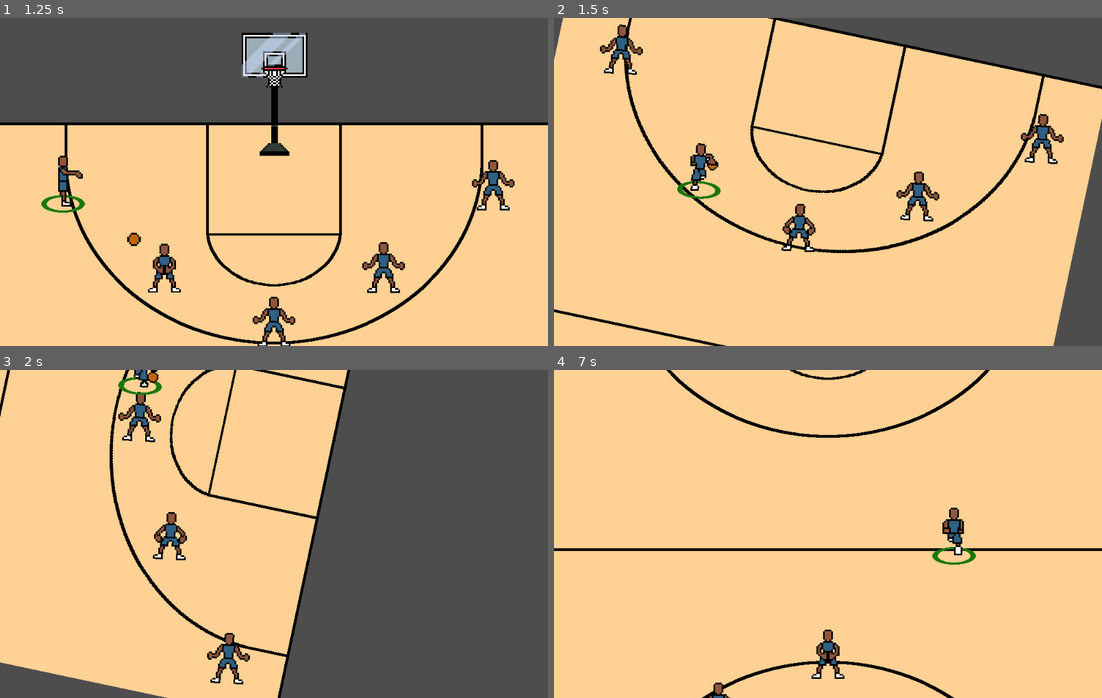
Above: before the commit, frames 1-4 (two rows, left to right).
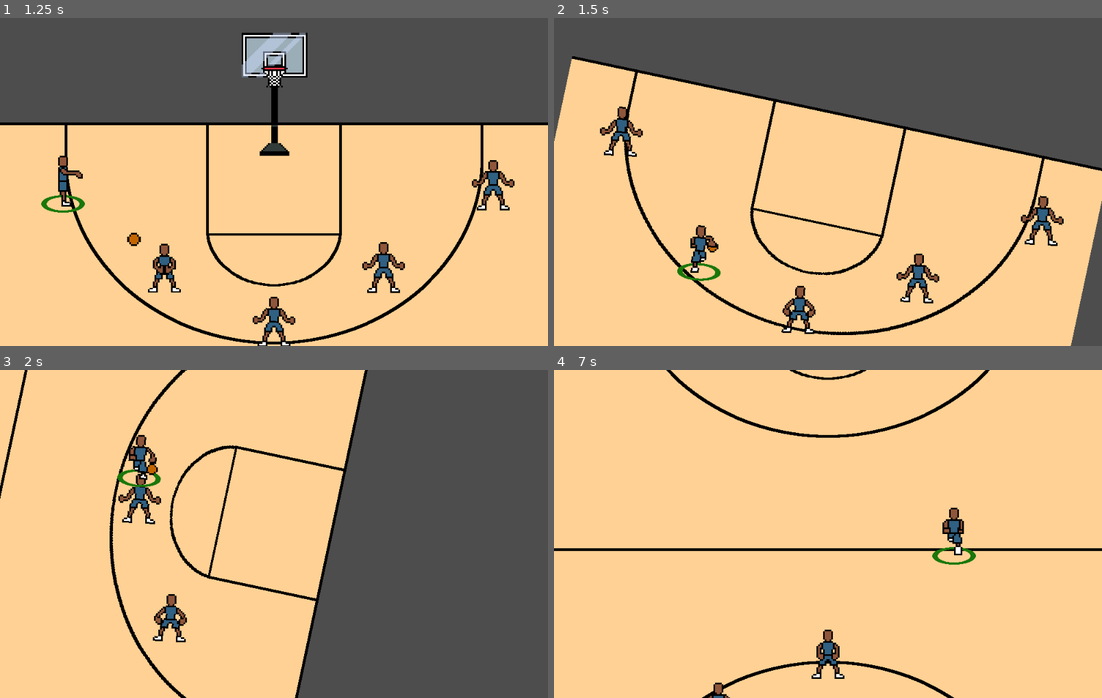
Above: after the commit, the same moments.

Repository: david8zhang/baller-quest-godot
Game: Godot game, scene res://scenes/Main.tscn
The game is run twice, just before and just after one commit, with the same random seed, the same clock (stepped at 60 frames per second) and the same inputs.
Inputs:
- Up to frame 1 (1.25 s): hold Right (move_right) from 0.53 s (still down); tap Space (pass) at 0.6 s
- Up to frame 2 (1.5 s): release Right (move_right) at 1.28 s; hold Down (move_down) from 1.28 s (still down); tap R (rotate_camera) at 1.35 s
- Up to frame 3 (2 s): keep holding Down (move_down)
- Up to frame 4 (7 s): release Down (move_down) at 2.03 s; hold Right (move_right) 2.03-2.78 s; hold F (shoot_ball) 2.03-2.78 s; hold Up (move_up) 2.78-3.53 s; tap one key every 0.75 s from 2.85 s: Space (pass) R (rotate_camera) F (shoot_ball) Space (pass) R (rotate_camera); hold Left (move_left) 3.53-5.03 s; hold Down (move_down) 5.03-5.78 s; hold Right (move_right) 5.78-6.53 s; hold Up (move_up) from 6.53 s (still down); hold F (shoot_ball) from 6.53 s (still down)

Frame 1 is identical in both runs. In frame 2, 33% of the frame differs, in the area x 0-100%, y 0-100%; in frame 3, 12%; in frame 4, less than 0.1%.

Commit message:
updated court bounds that player can move within (and also after rotation)

Diff:
--- a/scripts/Court.gd
+++ b/scripts/Court.gd
@@ -2,6 +2,29 @@
 extends Node2D
 
 @onready var sprite_2d = $Sprite2D as Sprite2D
+@onready var game = $".." as Game
 
 func get_size():
 	return sprite_2d.texture.get_size()
+
+func get_y_bounds():
+	var court_size = get_size()
+	var offset = sprite_2d.offset.y
+
+	if game.is_flipped:
+		return {
+			"upper": global_position.y - court_size.y/ 2 - offset,
+			"lower": global_position.y + court_size.y / 2 - offset
+		}
+	else:
+		return {
+			"upper": global_position.y - court_size.y / 2 + offset,
+			"lower": global_position.y + court_size.y / 2 + offset
+		}
+
+func get_x_bounds():
+	var court_size = get_size()
+	return {
+		"left": global_position.x - court_size.x / 2,
+		"right": global_position.x + court_size.x / 2
+	}
--- a/scripts/Player.gd
+++ b/scripts/Player.gd
@@ -218,7 +218,6 @@
 
 func select():
 	player_manager.camera.reparent(self)
-	player_manager.camera.position = Vector2(0, 0)
 	highlight.visible = true
 
 
--- a/scripts/fsm/MoveState.gd
+++ b/scripts/fsm/MoveState.gd
@@ -21,10 +21,11 @@
 	player.global_position += velocity * _delta
 
 	# Ensure player does not exceed court bounds
-	var court_size = player.court.get_size()
-	var court_position = player.court.global_position
-#	player.global_position.y = clamp(player.global_position.y, court_position.y - court_size.y / 2, court_position.y + court_size.y / 2)
-#	player.global_position.x = clamp(player.global_position.x, court_position.x - court_size.x / 2, court_position.x + court_size.x / 2)
+	var court = player.court as Court
+	var court_y_bounds = court.get_y_bounds()
+	var court_x_bounds = court.get_x_bounds()
+	player.global_position.y = clamp(player.global_position.y, court_y_bounds["upper"], court_y_bounds["lower"])
+	player.global_position.x = clamp(player.global_position.x, court_x_bounds["left"], court_x_bounds["right"])
 
 	if velocity.x != 0:
 		anim_sprite.flip_h = velocity.x < 0
